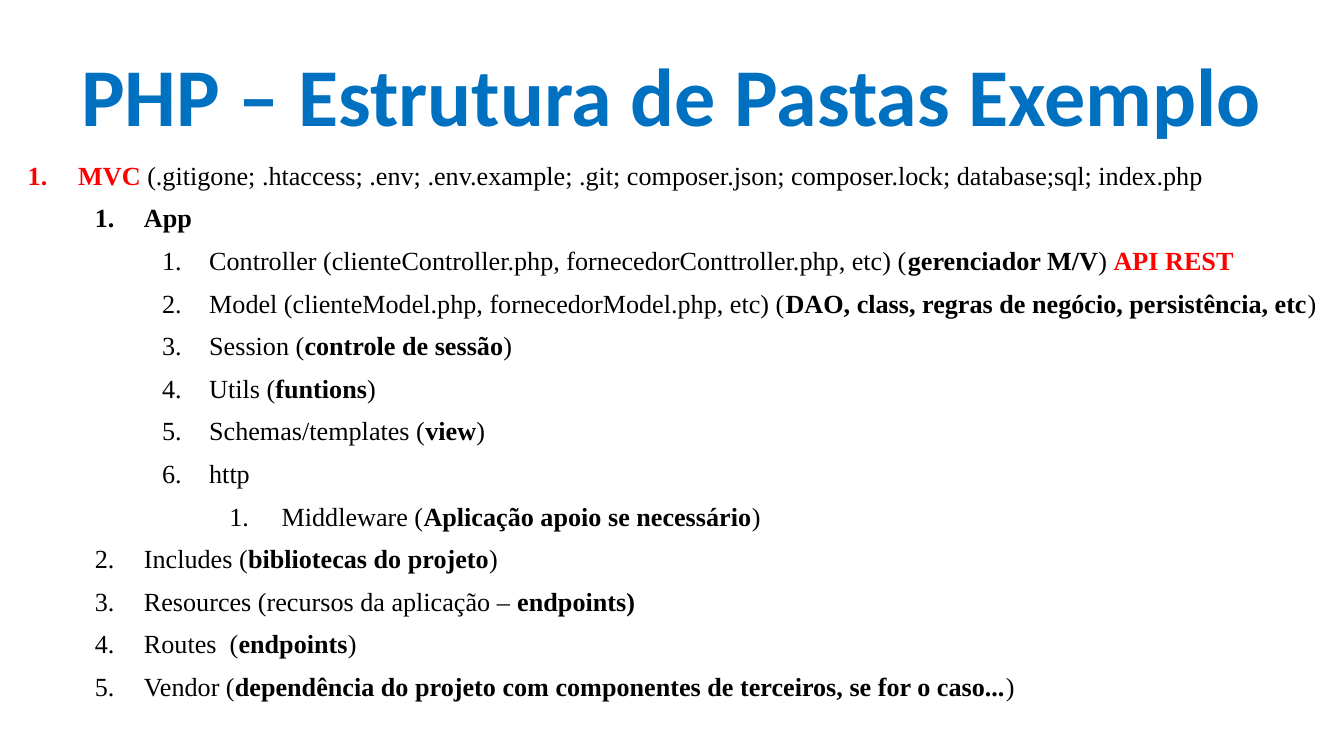
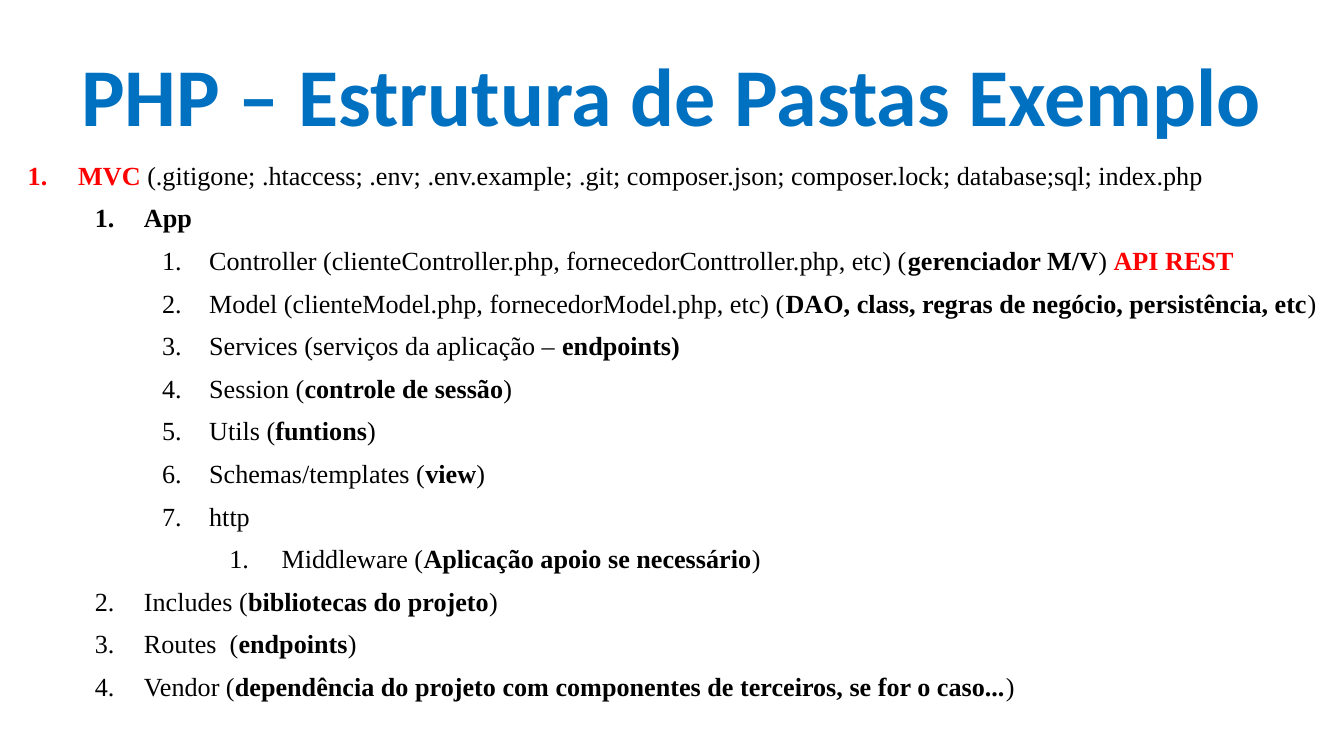
Before and after one commit to CloudEducationBrazil/WydenDesenvolvimentoWebPHP, a slide deck: slide 70 of 01 Classes/Aula 12 e 13 Desenvolvimento Web PHP - PHP.pptx. Drawn at 1344x756 pixels with LibreOffice and Linux fonts; fonts in the diff are those of the drawing; background and template pictures are left out. Boxes give left, top, right and bottom in pixels: in the first picture for what was removed or moved away, otherwise in the second. Text is boxed around its words. In the diff, an @@ line names an element or a change of style, - is before the commit and + after.

```diff
--- a/01 Classes/Aula 12 e 13 Desenvolvimento Web PHP - PHP.pptx
+++ b/01 Classes/Aula 12 e 13 Desenvolvimento Web PHP - PHP.pptx
@@ text at (209, 337, 680, 361): paragraph added @@
+    3. Services (serviços da aplicação – endpoints)
@@ text at (144, 593, 635, 617): paragraph removed @@
-  3. Resources (recursos da aplicação – endpoints)
```
Also in this commit, not shown: 2 other slides changed.
